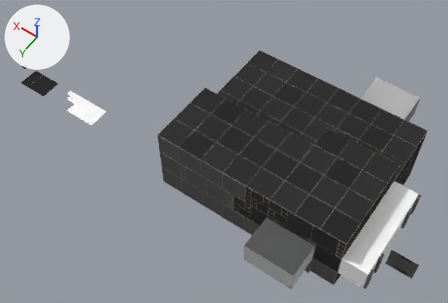
Before and after pictures for a commit that changed the Blender file demo-room/demo-room.blend.
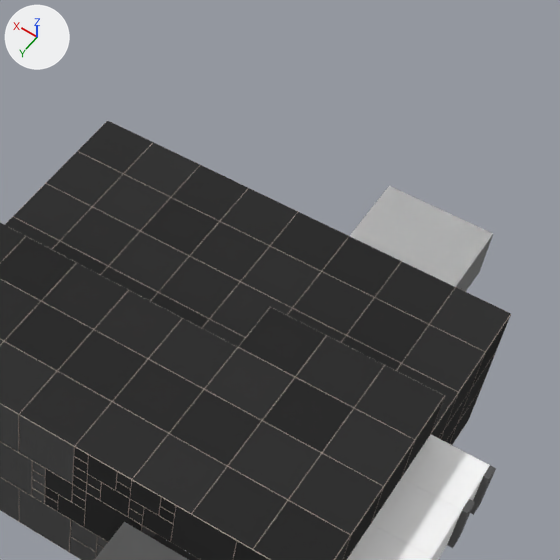
The first picture shows the older version from a camera (50 mm lens) standing at (-18.6, 46.5, 83.8) and looking at (19.0, -6.1, 1.2). The close-ups show both versions on the part from 48% to 100% of the width and 0% to 77% of the height of that picture; other places that the commit changed are outside them. Every picture has the same lights, and +X, +Y and +Z are marked at upper left.

In view in the first close-up: 'light strip', 'light strip.001', 'observation room 8x4', 'simple black 4x4.118', 'simple black 4x4.119', 'simple black 4x4.120', 'simple black 4x4.124', 'simple black 4x4.129', 'simple black 4x4.130', 'simple black 4x4.131', 'simple black 4x4.132', 'simple black 4x4.133', 'simple black 4x4.134', 'simple white 4x4.010'.
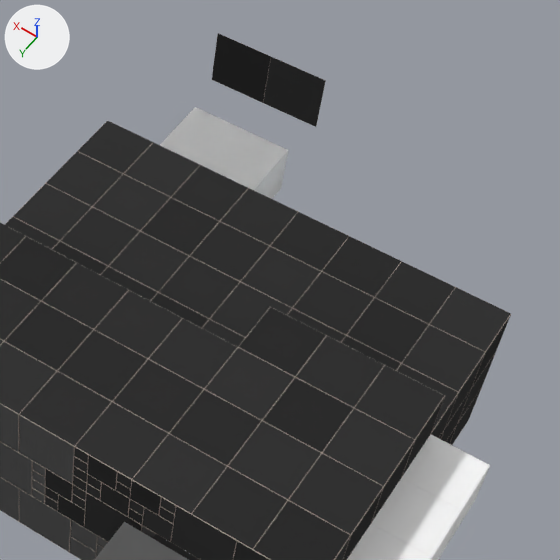
Location of each change, (x1, y1, x2, y2) in pixels of the close-ups (560 x 560 px):
'observation room 8x4', moved: before (350, 186, 493, 292); after (160, 107, 288, 199)
'simple black 4x4.042', moved (not visible before): after (263, 57, 326, 127)
'simple black 4x4.050', moved (not visible before): after (212, 33, 271, 103)
'light strip', deleted: before (447, 499, 475, 548)
'light strip.001', deleted: before (471, 465, 496, 515)
'simple white 2x4.002', moved, turned, surface changed: before (469, 477, 483, 501); after (447, 488, 476, 545)
'simple white 2x4.004', added: after (462, 466, 490, 521)

Edits to the bpy script that builds the scene:
```text
Remove ob_light_strip_001:
    ob_light_strip_001 = bpy.data.objects.new('light strip.001', None)
    ob_light_strip_001.location = (-12.0, -11.5, 6.0)
    ob_light_strip_001.rotation_euler = (0.0, 1.571, 0.0)  # degrees (0, 90, 0)
    ob_light_strip_001.show_instancer_for_render = False
    ob_light_strip_001.instance_type = 'COLLECTION'
    ob_light_strip_001.instance_collection = col_light_strip
Remove ob_light_strip:
    ob_light_strip = bpy.data.objects.new('light strip', None)
    ob_light_strip.location = (-12.0, -8.5, 6.0)
    ob_light_strip.rotation_euler = (0.0, 1.571, 0.0)  # degrees (0, 90, 0)
    ob_light_strip.show_instancer_for_render = False
    ob_light_strip.instance_type = 'COLLECTION'
    ob_light_strip.instance_collection = col_light_strip
Change ob_simple_black_4x4_050:
    ob_simple_black_4x4_050.location: (14.0, -24.0, 6.0) -> (14.0, -24.0, 18.0)
Change ob_simple_black_4x4_042:
    ob_simple_black_4x4_042.location: (10.0, -24.0, 6.0) -> (10.0, -24.0, 18.0)
Change ob_observation_room_8x4:
    ob_observation_room_8x4.location: (0.0, -24.0, 6.0) -> (16.0, -24.0, 5.0)
Change ob_simple_white_2x4_004:
    ob_simple_white_2x4_004: bpy.data.objects.new('simple white 2x4.004', me_simple_white_2x4) -> bpy.data.objects.new('simple white 2x4.004', None)
    ob_simple_white_2x4_004.location: (0.0, 0.0, 0.0) -> (-12.0, -11.0, 6.0)
    ob_simple_white_2x4_004.rotation_euler: (0.0, 0.0, 0.0) -> (1.571, 0.0, 1.571)  # degrees (0, 0, 0) -> degrees (90, 0, 90)
    remove _m = ob_simple_white_2x4_004.modifiers.new('Mirror', 'MIRROR')
    remove _m.use_axis = (True, True, False)
```
